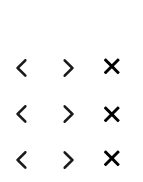
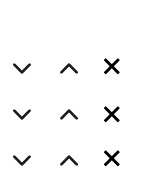
Layers edited between the first and the second 143x182 image:
added group "Sprite 1 copy" with 9 layers above "Sprite 1" over [13, 59, 78, 167]
added layer "arrow-down-sign-to-navigate copy 3" (1st of 4, in "Sprite 1 copy") in group "Sprite 1 copy" over [60, 155, 78, 166]
added layer "arrow-down-sign-to-navigate copy 3" (2nd of 4, in "Sprite 1 copy") in group "Sprite 1 copy" over [13, 155, 31, 166]
added layer "arrow-down-sign-to-navigate copy 2" (1st of 4, in "Sprite 1 copy") in group "Sprite 1 copy" over [60, 109, 78, 120]
added layer "arrow-down-sign-to-navigate copy 2" (2nd of 4, in "Sprite 1 copy") in group "Sprite 1 copy" over [13, 109, 31, 120]
added layer "arrow-down-sign-to-navigate copy" (1st of 2, in "Sprite 1 copy") in group "Sprite 1 copy" over [60, 63, 78, 74]
added layer "arrow-down-sign-to-navigate" (1st of 2, in "Sprite 1 copy") in group "Sprite 1 copy" over [13, 63, 31, 74]
added group "Sprite 1" with 9 layers above "Layer 0" over [16, 59, 78, 169]
hid "arrow-down-sign-to-navigate copy 3" (3rd of 4, in "Sprite 1"), moved it into group "Sprite 1" over [63, 151, 74, 169]
hid "arrow-down-sign-to-navigate copy 3" (4th of 4, in "Sprite 1"), moved it into group "Sprite 1" over [16, 151, 27, 169]
hid "arrow-down-sign-to-navigate copy 2" (3rd of 4, in "Sprite 1"), moved it into group "Sprite 1" over [63, 105, 74, 123]
hid "arrow-down-sign-to-navigate copy 2" (4th of 4, in "Sprite 1"), moved it into group "Sprite 1" over [16, 105, 27, 123]
hid "arrow-down-sign-to-navigate copy" (2nd of 2, in "Sprite 1"), moved it into group "Sprite 1" over [63, 59, 74, 77]
hid "arrow-down-sign-to-navigate" (2nd of 2, in "Sprite 1"), moved it into group "Sprite 1" over [16, 59, 27, 77]
